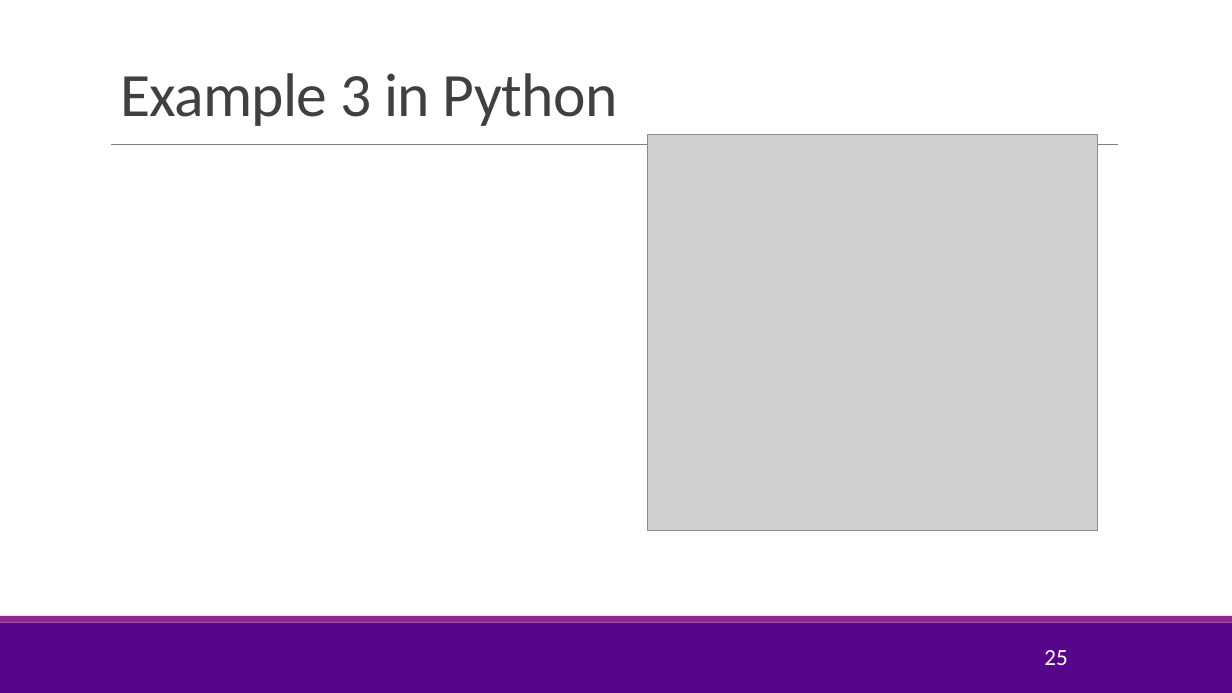
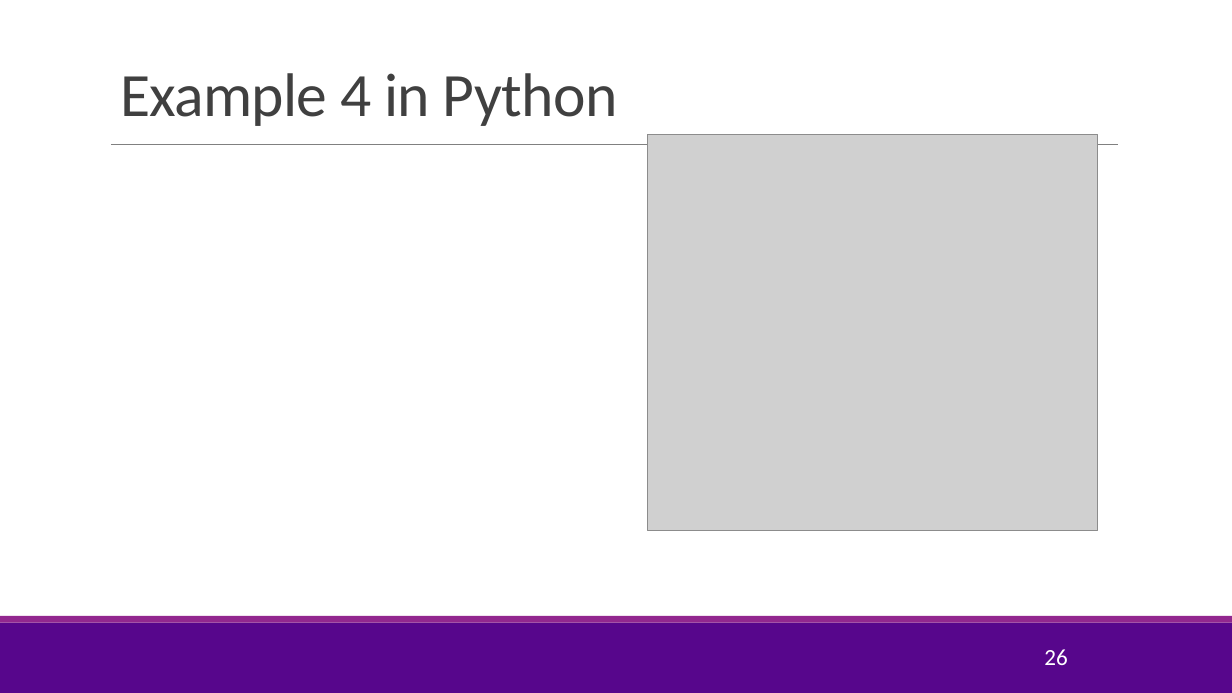
Before and after one commit to sdrangan/introml, a slide deck: slide 26 of lectures/Lect07_Optim.pptx (slide 25 before the commit). Drawn at 1232x693 pixels with LibreOffice and Linux fonts; fonts in the diff are those of the drawing; grey boxes stand for pictures; background and template pictures are left out. Boxes give left, top, right and bottom in pixels: in the first picture for what was removed or moved away, otherwise in the second. Text is boxed around its words. In the diff, an @@ line names an element or a change of style, - is before the commit and + after.

```diff
--- a/lectures/Lect07_Optim.pptx
+++ b/lectures/Lect07_Optim.pptx
@@ title at box(120, 73, 618, 126): text changed @@
-Example 3 in Python
+Example 4 in Python
@@ page number at box(1044, 649, 1067, 665): text changed @@
-25
+26
```
Also in this commit, not shown: 7 other slides changed, 2 slides added, 3 other files.
